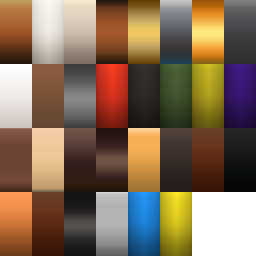
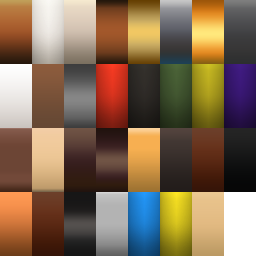
Layers edited between the first and the second 256px x 256px image:
added layer "4 kopia 2 копия" in group "3" over [192, 192, 224, 256]